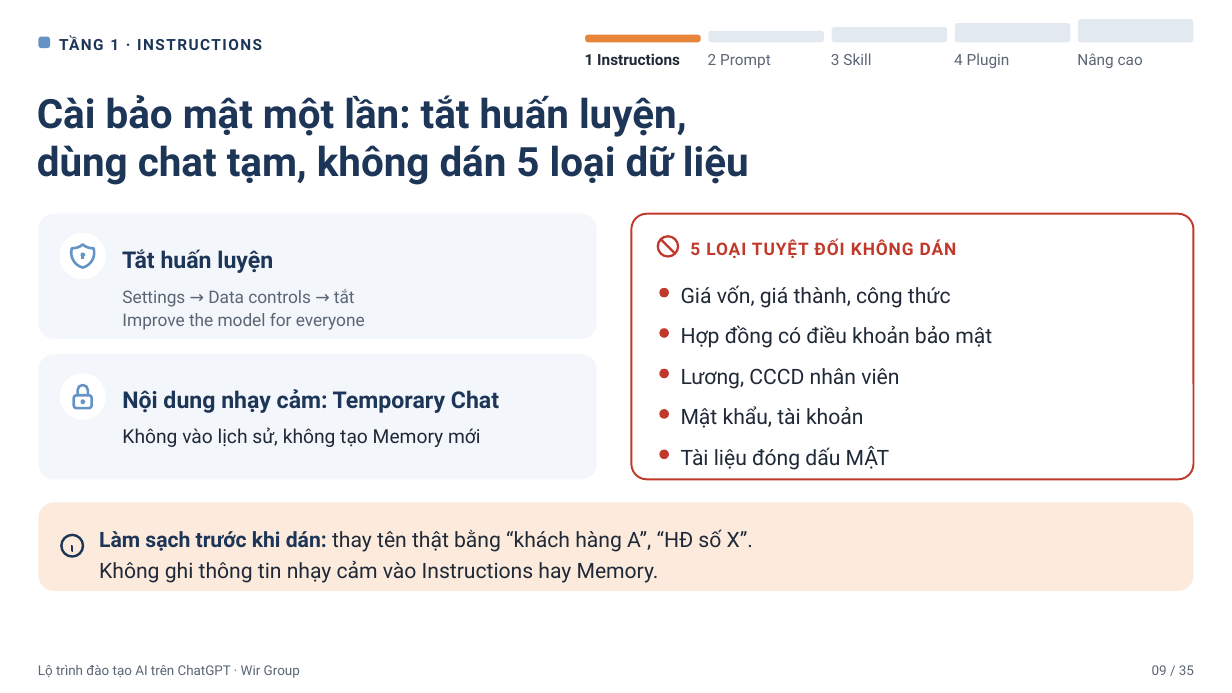
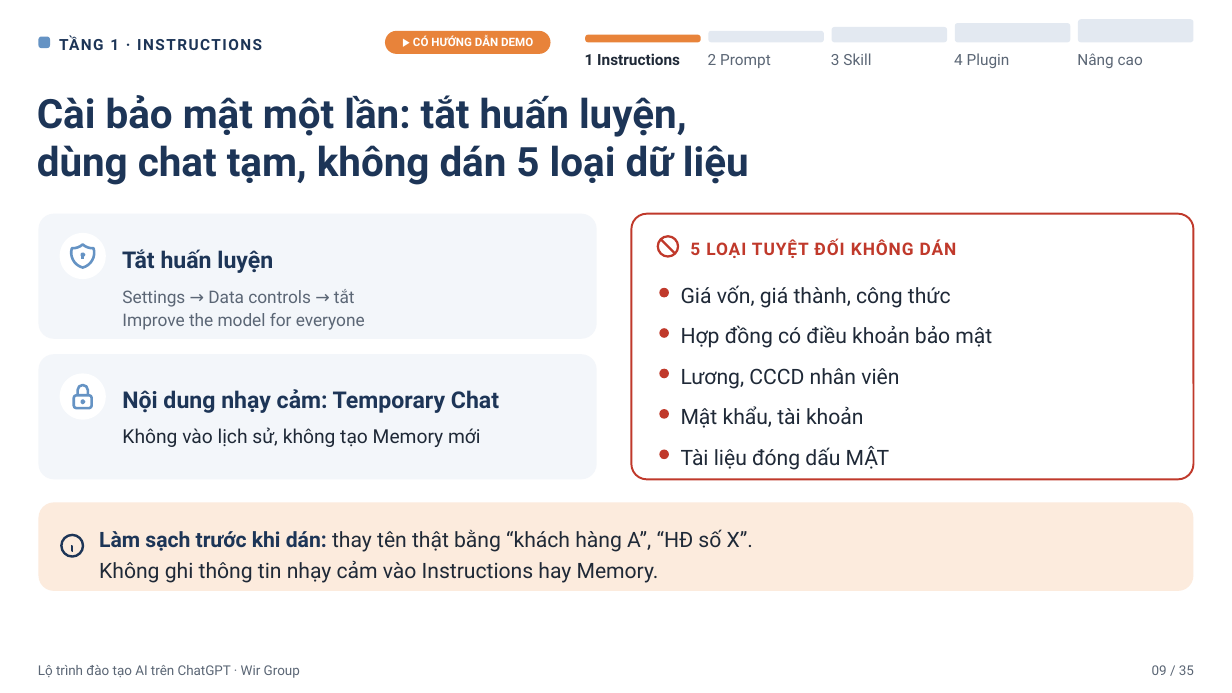
Before and after one commit to zFinnz/WirAi, a slide deck: slide 9 of slides/Lo-trinh-dao-tao-AI-ChatGPT-Wir-Group.pptx. Drawn at 1232x693 pixels with LibreOffice and Linux fonts; fonts in the diff are those of the drawing. Boxes give left, top, right and bottom in pixels: in the first picture for what was removed or moved away, otherwise in the second. Text is boxed around its words. In the diff, an @@ line names an element or a change of style, - is before the commit and + after.

```diff
--- a/slides/Lo-trinh-dao-tao-AI-ChatGPT-Wir-Group.pptx
+++ b/slides/Lo-trinh-dao-tao-AI-ChatGPT-Wir-Group.pptx
@@ rounded rectangle added at (385, 30, 551, 54), fill #E8833A, 9 pt, text #FFFFFF, bold @@
+▶ CÓ HƯỚNG DẪN DEMO
```
Also in this commit, not shown: 13 other slides changed, 18 other files.
